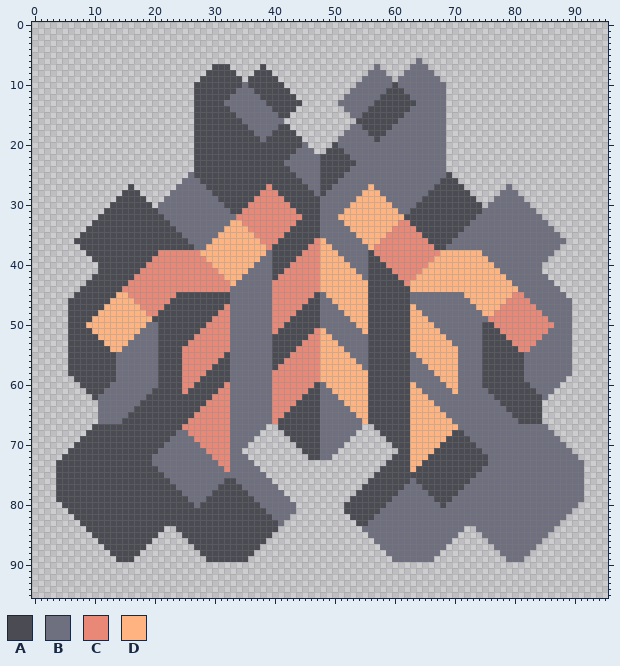
Two states of a sprite sheet, sprites/blocks/turrets/bloodmoon.png. The picture above was drawn from the file before the commit.
The file is 96x96 pixels.
Palette (. is transparent): A #4a4b53  B #6e7080  C #ea8878  D #feb380
Now the later version:
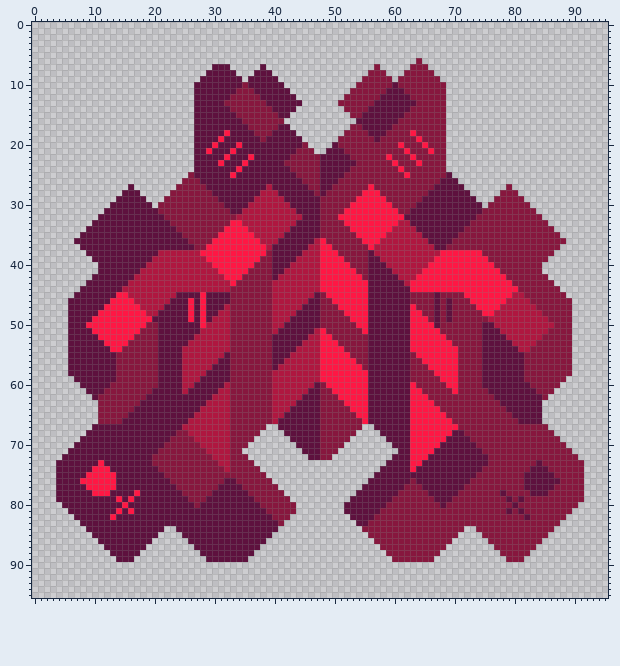
From old to new:
@@ palette @@
-A #4a4b53
+A #5e113e
-B #6e7080
+B #87173e
-C #ea8878
+C #af1740
-D #feb380
+D #ff1744
@@ x 27..68 @@
 17 AAAAAAAAABBBBBAA..........BBAAAAABBBBBBBBB
-18 AAAAAAAAAABBBAAAA........BBBBAAABBBBBBBBBB
-19 AAAAAAAAAAABAAAAAA......BBBBBBABBBBBBBBBBB
-20 AAAAAAAAAAAAAAAAAAB....ABBBBBBBBBBBBBBBBBB
-21 AAAAAAAAAAAAAAAAABBB..AAABBBBBBBBBBBBBBBBB
-22 AAAAAAAAAAAAAAAABBBBBAAAAABBBBBBBBBBBBBBBB
-23 AAAAAAAAAAAAAAABBBBBBAAAAAABBBBBBBBBBBBBBB
-24 AAAAAAAAAAAAAAAABBBBBAAAAABBBBBBBBBBBBBBBB
-25 AAAAAAAAAAAAAAAAABBBBAAAABBBBBBBBBBBBBBBBB
+18 AAAAADAAAABBBAAAA........BBBBAAABBBBDBBBBB
+19 AAAADAAAAAABAAAAAA......BBBBBBABBBBBBDBBBB
+20 AAADAAADAAAAAAAAAAB....ABBBBBBBBBBDBBBDBBB
+21 AADAAADAAAAAAAAAABBB..AAABBBBBBBBBBDBBBDBB
+22 AAAAADAAADAAAAAABBBBBAAAAABBBBBBDBBBDBBBBB
+23 AAAADAAADAAAAAABBBBBBAAAAAABBBBBBDBBBDBBBB
+24 AAAAAAADAAAAAAAABBBBBAAAAABBBBBBBBDBBBBBBB
+25 AAAAAADAAAAAAAAAABBBBAAAABBBBBBBBBBDBBBBBB
 26 BAAAAAAAAAAAAAAAAABBBAAABBBBBBBBBBBBBBBBBA
@@ x 24..71 @@
 44 CCCCCCCCCBBBBBBBCCCCCCCCDDDDDDDDAAAAAAADDDDDDDDD
-45 AAAAAAAAABBBBBBBCCCCCCCABDDDDDDDAAAAAAABBBBBBBBB
-46 AAAAAAAAABBBBBBBCCCCCCAABBDDDDDDAAAAAAABBBBBBBBB
-47 AAAAAAAACBBBBBBBCCCCCAAABBBDDDDDAAAAAAADBBBBBBBB
-48 AAAAAAACCBBBBBBBCCCCAAAABBBBDDDDAAAAAAADDBBBBBBB
-49 AAAAAACCCBBBBBBBCCCAAAAABBBBBDDDAAAAAAADDDBBBBBB
-50 AAAAACCCCBBBBBBBCCAAAAAABBBBBBDDAAAAAAADDDDBBBBB
+45 AAAADAAAABBBBBBBCCCCCCCABDDDDDDDAAAAAAABBBBABBBB
+46 AADADAAAABBBBBBBCCCCCCAABBDDDDDDAAAAAAABBBBABABB
+47 AADADAAACBBBBBBBCCCCCAAABBBDDDDDAAAAAAADBBBABABB
+48 AADADAACCBBBBBBBCCCCAAAABBBBDDDDAAAAAAADDBBABABB
+49 AADADACCCBBBBBBBCCCAAAAABBBBBDDDAAAAAAADDDBABABB
+50 AAAADCCCCBBBBBBBCCAAAAAABBBBBBDDAAAAAAADDDDABBBB
 51 AAAACCCCCBBBBBBBCAAAAAACDBBBBBBDAAAAAAADDDDDBBBB
@@ x 0..95 @@
 72 .....AAAAAAAAAAAAAAABBBBBBBBBBCCCBBB..........AABB..........AAADDDAAAAAAAAAABBBBBBBBBBBBBBB.....
-73 ....AAAAAAAAAAAAAAAABBBBBBBBBBBCCBBBB......................AAAADDAAAAAAAAAAABBBBBBBBBBBBBBBB....
-74 ....AAAAAAAAAAAAAAAAABBBBBBBBBBBCBBBBB....................AAAAADAAAAAAAAAAABBBBBBBBBBBBBBBBB....
-75 ....AAAAAAAAAAAAAAAAAABBBBBBBBBBBBBBBBB..................AAAAAAAAAAAAAAAAABBBBBBBBBBBBBBBBBB....
-76 ....AAAAAAAAAAAAAAAAAAABBBBBBBBBAABBBBBB................AAAAAAABAAAAAAAAABBBBBBBBBBBBBBBBBBB....
-77 ....AAAAAAAAAAAAAAAAAAAABBBBBBBAAAABBBBBB..............AAAAAAABBBAAAAAAABBBBBBBBBBBBBBBBBBBB....
-78 ....AAAAAAAAAAAAAAAAAAAAABBBBBAAAAAABBBBBB............AAAAAAABBBBBAAAAABBBBBBBBBBBBBBBBBBBBB....
-79 ....AAAAAAAAAAAAAAAAAAAAAABBBAAAAAAAABBBBBB..........AAAAAAABBBBBBBAAABBBBBBBBBBBBBBBBBBBBBB....
-80 .....AAAAAAAAAAAAAAAAAAAAAABAAAAAAAAAABBBBBB........AAAAAAABBBBBBBBBABBBBBBBBBBBBBBBBBBBBBB.....
-81 ......AAAAAAAAAAAAAAAAAAAAAAAAAAAAAAAAABBBBB........AAAAAABBBBBBBBBBBBBBBBBBBBBBBBBBBBBBBB......
-82 .......AAAAAAAAAAAAAAAAAAAAAAAAAAAAAAAAABBB..........AAAABBBBBBBBBBBBBBBBBBBBBBBBBBBBBBBB.......
+73 ....AAAAAAADAAAAAAAABBBBBBBBBBBCCBBBB......................AAAADDAAAAAAAAAAABBBBBBBBABBBBBBB....
+74 ....AAAAAADDDAAAAAAAABBBBBBBBBBBCBBBBB....................AAAAADAAAAAAAAAAABBBBBBBBAAABBBBBB....
+75 ....AAAAADDDDDAAAAAAAABBBBBBBBBBBBBBBBB..................AAAAAAAAAAAAAAAAABBBBBBBBAAAAABBBBB....
+76 ....AAAADDDDDDAAAAAAAAABBBBBBBBBAABBBBBB................AAAAAAABAAAAAAAAABBBBBBBBBAAAAAABBBB....
+77 ....AAAAADDDDDAAAAAAAAAABBBBBBBAAAABBBBBB..............AAAAAAABBBAAAAAAABBBBBBBBBBAAAAABBBBB....
+78 ....AAAAAADDDAAAADAAAAAAABBBBBAAAAAABBBBBB............AAAAAAABBBBBAAAAABBBBBBBABBBBAAABBBBBB....
+79 ....AAAAAAAAAADADAAAAAAAAABBBAAAAAAAABBBBBB..........AAAAAAABBBBBBBAAABBBBBBBBBABABBBBBBBBBB....
+80 .....AAAAAAAAAADAAAAAAAAAAABAAAAAAAAAABBBBBB........AAAAAAABBBBBBBBBABBBBBBBBBBBABBBBBBBBBB.....
+81 ......AAAAAAAADADAAAAAAAAAAAAAAAAAAAAAABBBBB........AAAAAABBBBBBBBBBBBBBBBBBBBBABABBBBBBBB......
+82 .......AAAAAADAAAAAAAAAAAAAAAAAAAAAAAAAABBB..........AAAABBBBBBBBBBBBBBBBBBBBBBBBBABBBBBB.......
 83 ........AAAAAAAAAAAAAAAAAAAAAAAAAAAAAAAAAB............AABBBBBBBBBBBBBBBBBBBBBBBBBBBBBBBB........
